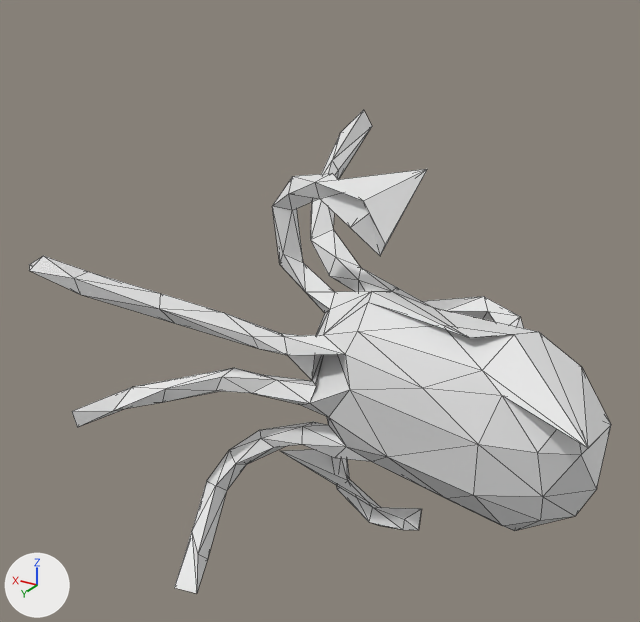
Renders of the OBJ model mesh_cnn/datasets/random_pertubations/T263.obj from each side of a commit.
Before and after are seen from a 50 mm camera at (-0.919, 1.792, 1.044) aimed at (0.149, 0.011, 0.153). The lights are fixed; the arrows at lower left show +X, +Y and +Z. Mesh edges are drawn as thin lines. Where no turn or scale is listed for an object, it has been applied to the vertices.

Names of what the first picture shows: 'T263'.
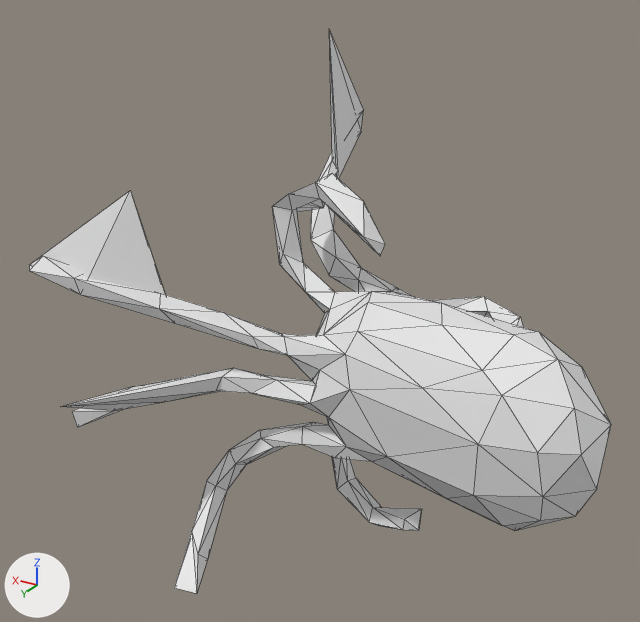
Patch to the scene script:
```diff
--- a/mesh_cnn/datasets/random_pertubations/T263.obj.py
+++ b/mesh_cnn/datasets/random_pertubations/T263.obj.py
@@ me_t263 @@
 me_t263.from_pydata(...)  # 252 vertices, 500 faces; spans x -0.619..0.795, y -0.499..0.409, z -0.553..0.569
 # used by ob_t263; location = (0.0, 0.0, 0.0)
-me_t263.vertices[18].co = (0.685, 0.306, 0.215)
-me_t263.vertices[31].co = (0.276, -0.494, 0.522)  # pixel (372, 126)
-me_t263.vertices[40].co = (0.488, 0.231, -0.063)  # pixel (165, 388)
-me_t263.vertices[122].co = (0.254, 0.051, -0.274)  # pixel (279, 450)
-me_t263.vertices[137].co = (0.249, -0.024, 0.483)  # pixel (292, 176)
-me_t263.vertices[162].co = (0.151, -0.04, 0.074)
-me_t263.vertices[199].co = (-0.103, -0.047, 0.541)  # pixel (427, 168)
-me_t263.vertices[215].co = (-0.326, 0.202, 0.268)  # pixel (469, 337)
-me_t263.vertices[241].co = (-0.619, 0.327, 0.163)  # pixel (588, 448)
+# me_t263 part 1
+me_t263.vertices[18].co = (0.567, 0.216, 0.458)  # pixel (130, 190)
+me_t263.vertices[31].co = (0.291, -0.271, 0.81)  # pixel (329, 28)
+me_t263.vertices[40].co = (0.62, 0.472, -0.038)  # pixel (60, 406)
+me_t263.vertices[122].co = (0.103, -0.112, -0.404)  # pixel (355, 477)
+me_t263.vertices[137].co = (0.303, -0.267, 0.33)  # pixel (323, 207)
+me_t263.vertices[162].co = (0.075, 0.136, 0.06)  # pixel (319, 369)
+me_t263.vertices[199].co = (-0.011, 0.085, 0.399)  # pixel (363, 237)
+me_t263.vertices[215].co = (-0.18, 0.012, 0.247)  # pixel (441, 302)
+me_t263.vertices[241].co = (-0.503, 0.167, 0.249)  # pixel (557, 359)
```

Pixel boxes (x1, y1, x2, y2) of what changed, in the pictures (640 x 622 px; the box of a moved part takes in the faces that stretch with it):
'T263', reshaped (17% taller): before (29, 110, 611, 593); after (29, 29, 611, 593)
part 1 of me_t263, moved or reshaped: before (113, 110, 611, 507); after (32, 29, 611, 507)
